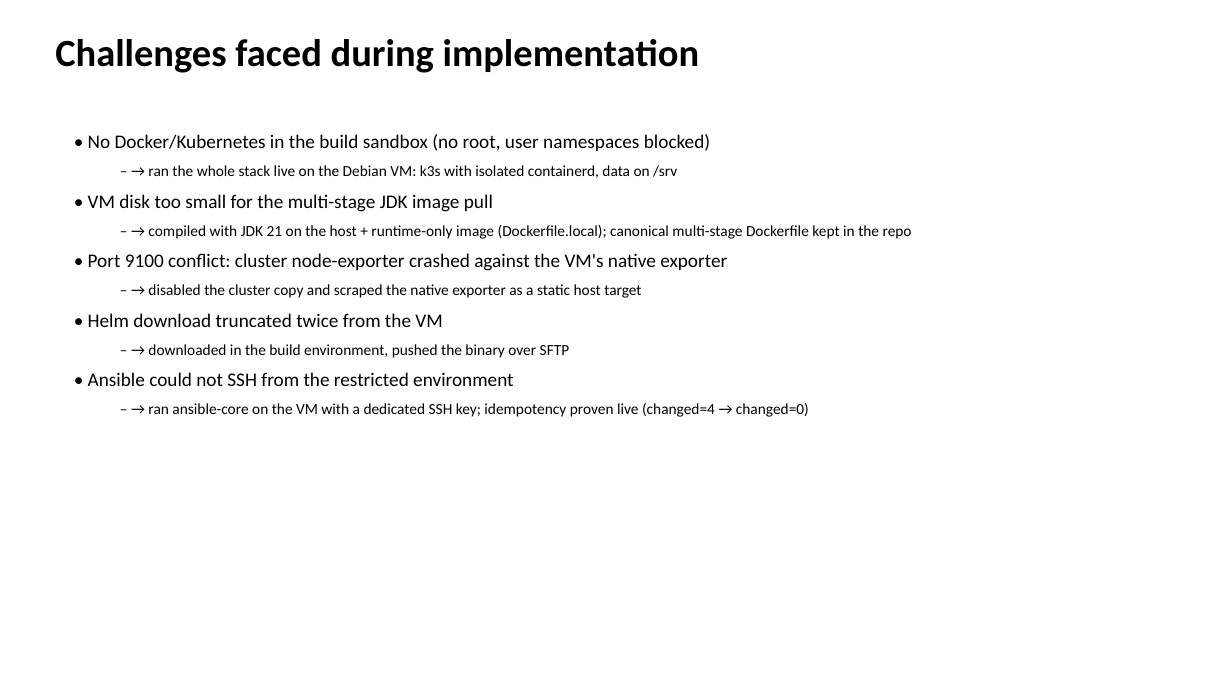
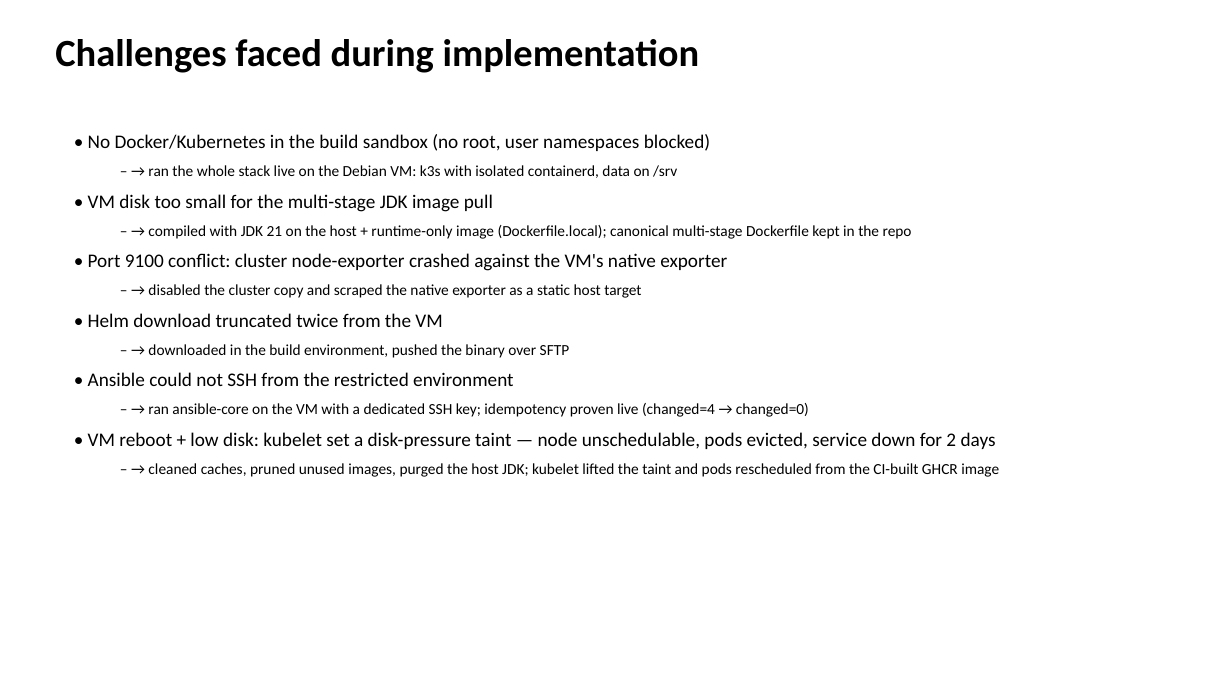
Before and after one commit to xzeyo/devops-ca2, a slide deck: slide 15 of docs/DevOps_CA2_Case_Study.pptx. Drawn at 1232x693 pixels with LibreOffice and Linux fonts; fonts in the diff are those of the drawing. Boxes give left, top, right and bottom in pixels: in the first picture for what was removed or moved away, otherwise in the second. Text is boxed around its words. In the diff, an @@ line names an element or a change of style, - is before the commit and + after.

Commit message:
docs: case study deck — add disk-pressure recovery challenge (real incident)

```diff
--- a/docs/DevOps_CA2_Case_Study.pptx
+++ b/docs/DevOps_CA2_Case_Study.pptx
@@ text at [88,432,999,477]: paragraphs added @@
+• VM reboot + low disk: kubelet set a disk-pressure taint — node unschedulable, pods evicted, service down for 2 days
+  – → cleaned caches, pruned unused images, purged the host JDK; kubelet lifted the taint and pods rescheduled from the CI-built GHCR image
```
